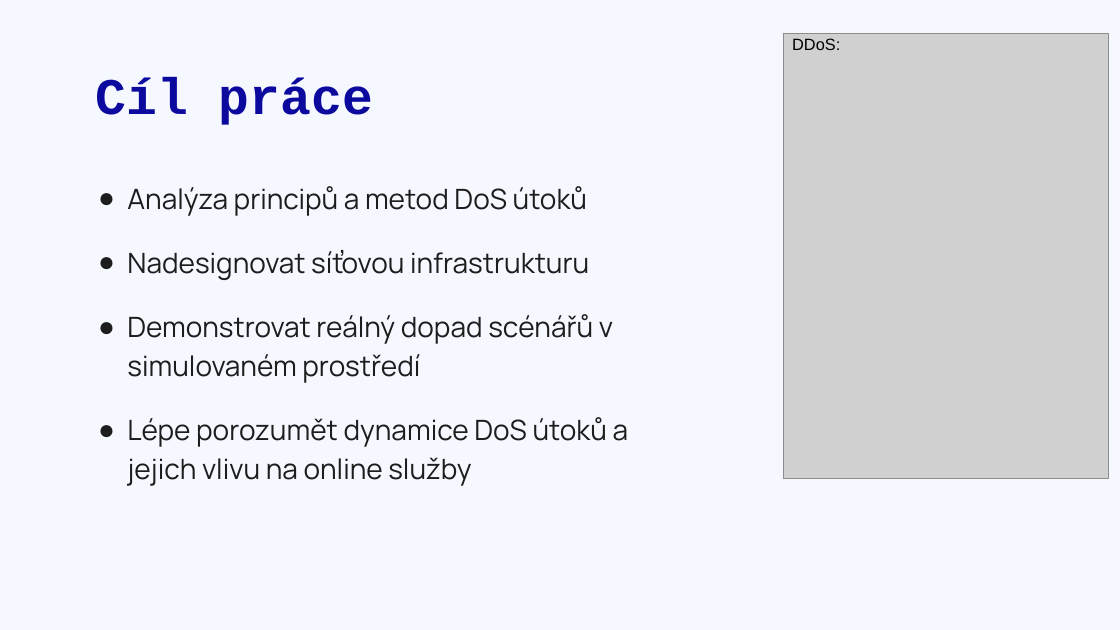
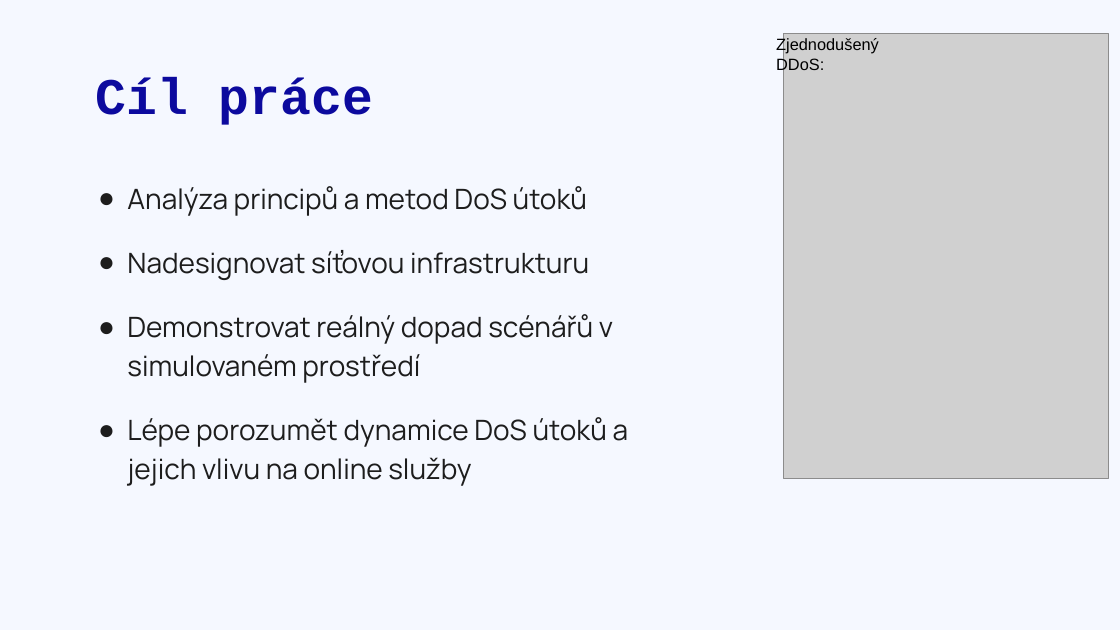
Before and after one commit to CookieKGcz/Dlouhodobka, a slide deck: slide 2 of ~~Dlouhodobka~~/DOCX/Odevzdáno/Útoky_typu_DoS.pptx. Drawn at 1120x630 pixels with LibreOffice and Linux fonts; fonts in the diff are those of the drawing; grey boxes stand for pictures. Boxes give left, top, right and bottom in pixels: in the first picture for what was removed or moved away, otherwise in the second. Text is boxed around its words. In the diff, an @@ line names an element or a change of style, - is before the commit and + after.

```diff
--- a/~~Dlouhodobka~~/DOCX/Odevzdáno/Útoky_typu_DoS.pptx
+++ b/~~Dlouhodobka~~/DOCX/Odevzdáno/Útoky_typu_DoS.pptx
@@ text at (776, 37, 879, 73): text changed @@
-DDoS:
+Zjednodušený DDoS:
```
Also in this commit, not shown: 5 other slides changed, 4 slides added, 14 other files.
